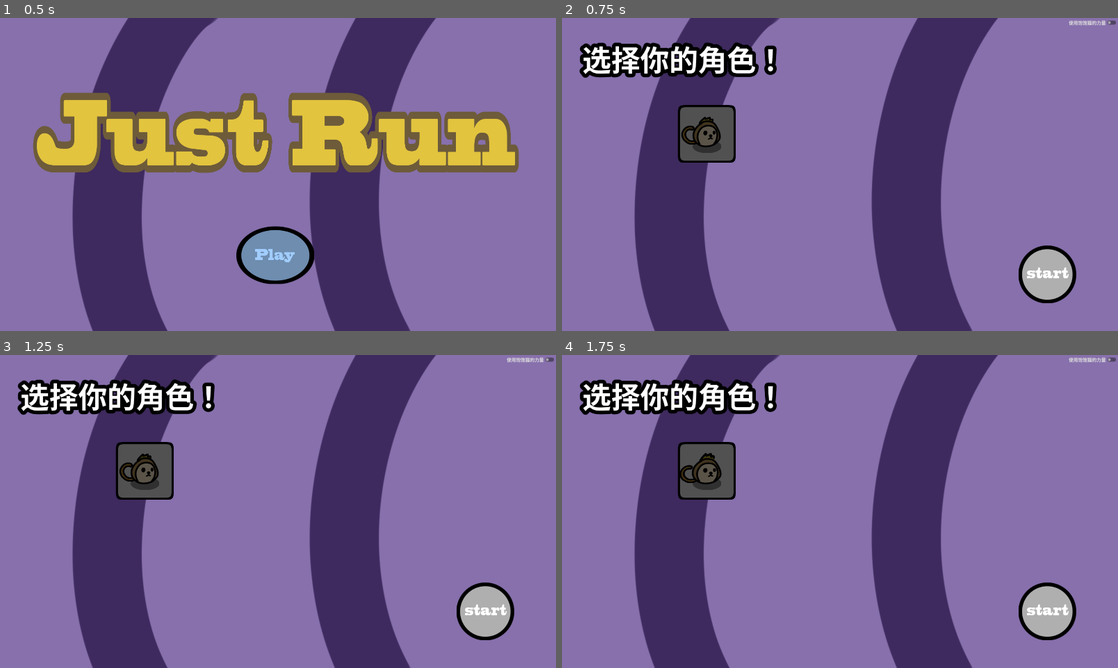
Above: before the commit, frames 1-4 (two rows, left to right).
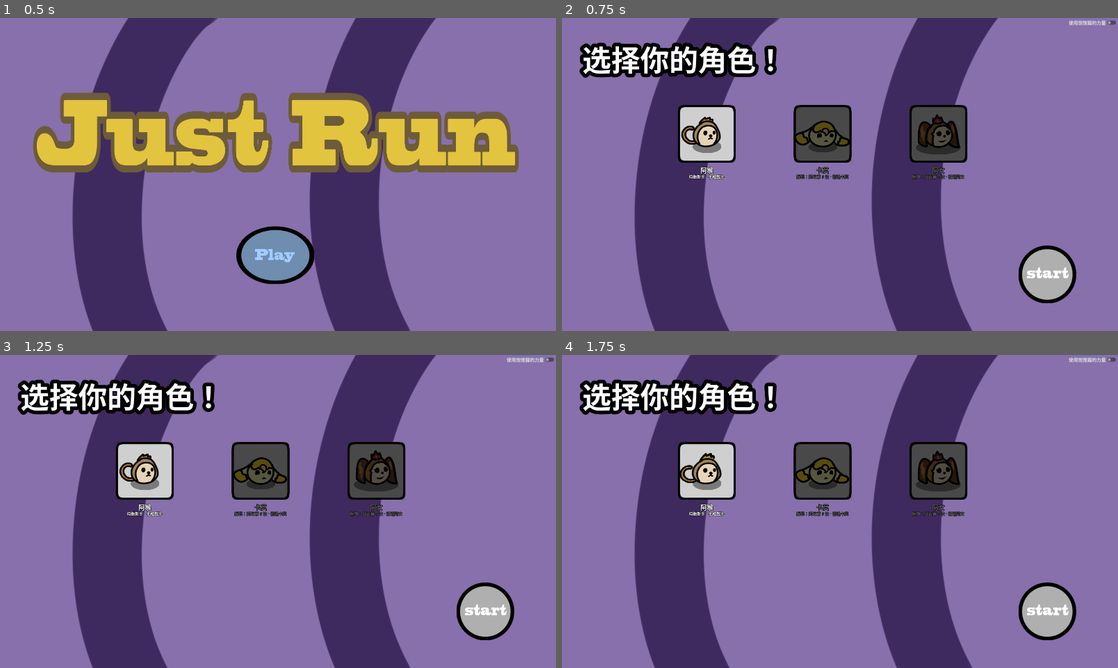
Above: after the commit, the same moments.

Repository: Dsixy/JustRun2
Game: Godot game, scene res://scene/UI/main_menu.tscn
Same seed, same stepped clock (60 frames per second), same inputs: the game is played once before the commit and once after it.
Inputs (mouse positions are in pixels of both pictures, inside the frame that each line leads up to):
- Up to frame 1 (0.5 s): no input
- Up to frame 2 (0.75 s): click "Play" at 0.5 s
- Up to frame 3 (1.25 s): no input
- Up to frame 4 (1.75 s): click (706, 470) at 1.25 s

Frame 1 is identical in both runs. In frame 2, 5.7% of the frame differs, in the area x 21-73%, y 27-52%; in frame 3, 5.7%; in frame 4, 5.7%.

Commit message:
fix doc, UI refine

Diff:
--- a/scene/UI/note_board.tscn
+++ b/scene/UI/note_board.tscn
@@ -49,7 +49,7 @@
 theme_override_colors/font_color = Color(1, 1, 1, 1)
 theme_override_fonts/font = ExtResource("2_cumwk")
 theme_override_font_sizes/font_size = 50
-text = "You Loss"
+text = "提示"
 horizontal_alignment = 1
 vertical_alignment = 1
 
@@ -77,6 +77,6 @@
 theme_override_colors/font_color = Color(0.366595, 0.366595, 0.366595, 1)
 theme_override_fonts/font = ExtResource("2_cumwk")
 theme_override_font_sizes/font_size = 30
-text = "Restart"
+text = "确定"
 
 [connection signal="pressed" from="Panel/MarginContainer/VBoxContainer/TextureButton" to="." method="_on_texture_button_pressed"]
--- a/scene/UI/player_display.tscn
+++ b/scene/UI/player_display.tscn
@@ -8,7 +8,7 @@
 layout_mode = 3
 anchors_preset = 0
 offset_right = 200.0
-offset_bottom = 200.0
+offset_bottom = 260.0
 script = ExtResource("1_gyo1e")
 
 [node name="Panel" type="PanelContainer" parent="."]
@@ -32,4 +32,27 @@
 mouse_default_cursor_shape = 2
 theme = ExtResource("3_f25ov")
 
+[node name="NameLabel" type="Label" parent="."]
+layout_mode = 0
+offset_top = 208.0
+offset_right = 200.0
+offset_bottom = 236.0
+theme_override_colors/font_outline_color = Color(0, 0, 0, 1)
+theme_override_constants/outline_size = 4
+theme_override_font_sizes/font_size = 22
+text = "阿猴"
+horizontal_alignment = 1
+
+[node name="TaglineLabel" type="Label" parent="."]
+layout_mode = 0
+offset_top = 236.0
+offset_right = 200.0
+offset_bottom = 260.0
+theme_override_colors/font_outline_color = Color(0, 0, 0, 1)
+theme_override_constants/outline_size = 3
+theme_override_font_sizes/font_size = 14
+text = "均衡新手"
+horizontal_alignment = 1
+autowrap_mode = 2
+
 [connection signal="pressed" from="Button" to="." method="_on_button_pressed"]
--- a/script/UI/book_slot.gd
+++ b/script/UI/book_slot.gd
@@ -1,4 +1,7 @@
 extends PanelContainer
+
+const HandbookText = preload("res://script/UI/handbook_text.gd")
+const WeaponHandbookCatalog = preload("res://script/UI/weapon_handbook_catalog.gd")
 
 @export var description: String
 @export var item_name: String
@@ -6,10 +9,57 @@
 
 @onready var texture = $MarginContainer/TextureRect
 
+var weapon_key: String = ""
+var level_descriptions: Array[String] = []
+var handbook_max_level: int = -1
+var catalog_unlocked: bool = true
+var is_weapon_entry: bool = false
+
 signal click(node: Control)
 
 func _ready():
-	texture.texture = itemTexture
+	if itemTexture:
+		texture.texture = itemTexture
+
+func configure(entry: Dictionary) -> void:
+	weapon_key = entry.get("weapon_key", "")
+	is_weapon_entry = entry.get("is_weapon", weapon_key != "")
+	item_name = entry.get("name", "")
+	description = entry.get("description", "")
+	level_descriptions = _resolve_level_descriptions(entry)
+	handbook_max_level = entry.get("max_level", -1)
+	catalog_unlocked = entry.get("unlocked", true)
+	var tex: Texture2D = entry.get("texture")
+	if tex:
+		texture.texture = tex
+	_apply_visual()
+
+func _resolve_level_descriptions(entry: Dictionary) -> Array[String]:
+	var weapon_key: String = entry.get("weapon_key", "")
+	if weapon_key != "":
+		var catalog_lines := WeaponHandbookCatalog.get_descriptions(weapon_key)
+		if not catalog_lines.is_empty():
+			return catalog_lines
+	var raw: Array = entry.get("descriptions", [])
+	return HandbookText.copy_string_array(raw)
+
+func _apply_visual() -> void:
+	modulate = Color8(255, 255, 255) if catalog_unlocked else Color8(100, 100, 100)
+
+func get_display_name() -> String:
+	if is_weapon_entry and not catalog_unlocked:
+		return "未解锁"
+	return item_name if item_name != "" else "？？？"
+
+func get_display_description() -> String:
+	if is_weapon_entry and not catalog_unlocked:
+		return "？？？"
+	if is_weapon_entry:
+		return HandbookText.format_weapon_levels(level_descriptions, handbook_max_level)
+	return description
+
+func get_icon() -> Texture2D:
+	return texture.texture
 
 func _on_button_pressed():
 	emit_signal("click", self)
--- a/script/UI/character_select_screen.gd
+++ b/script/UI/character_select_screen.gd
@@ -20,29 +20,31 @@
 		player_display.queue_free()
 	playerList.clear()
 
-	var available_player := GameInfo.get_selectable_character_scene_paths()
-	if available_player.is_empty():
-		available_player = [GameInfo.CHARACTER_SCENES["aho"]]
-	for player_path in available_player:
-		register_player(player_path)
+	for character_key in GameInfo.CHARACTER_ORDER:
+		var player_path: String = GameInfo.CHARACTER_SCENES[character_key]
+		var unlocked := GameInfo.cheat or GameInfo.is_character_unlocked(character_key)
+		register_player(player_path, unlocked)
 
-	if previous_path in available_player:
+	_ensure_valid_selection(previous_path)
+	_highlight_selected()
+
+func _ensure_valid_selection(previous_path: String) -> void:
+	var selectable := GameInfo.get_selectable_character_scene_paths()
+	if selectable.is_empty():
+		GameInfo.player = GameInfo.CHARACTER_SCENES["aho"]
+	elif previous_path in selectable:
 		GameInfo.player = previous_path
 	else:
-		GameInfo.player = available_player[0]
-	_highlight_selected()
+		GameInfo.player = selectable[0]
 
 func _highlight_selected() -> void:
 	for player_display in playerList:
-		if player_display.playerPath == GameInfo.player:
-			player_display.modulate = Color8(100, 100, 100)
-		else:
-			player_display.modulate = Color8(255, 255, 255)
+		player_display.set_highlight(player_display.playerPath == GameInfo.player)
 
-func register_player(p: String):
+func register_player(p: String, unlocked: bool) -> void:
 	var playerDisplay = playerDisplayScene.instantiate()
 	container.add_child(playerDisplay)
-	playerDisplay.init(p)
+	playerDisplay.init(p, not unlocked)
 	playerDisplay.connect("onclick", _on_player_clicked)
 	playerList.append(playerDisplay)
 
@@ -50,5 +52,8 @@
 	GameInfo.cheat = cheatButton.button_pressed
 	get_tree().change_scene_to_file("res://scene/scene.tscn")
 
-func _on_player_clicked(node: Control):
+func _on_player_clicked(node: Control) -> void:
+	if node.is_locked:
+		return
+	GameInfo.player = node.playerPath
 	_highlight_selected()
--- /dev/null
+++ b/script/UI/handbook_text.gd
@@ -0,0 +1,20 @@
+extends RefCounted
+class_name HandbookText
+
+## 图鉴等级描述：已合成到的等级才显示真实文案，其余为 ？？？
+static func copy_string_array(source: Array) -> Array[String]:
+	var result: Array[String] = []
+	for item in source:
+		result.append(String(item))
+	return result
+
+static func format_weapon_levels(descriptions: Array, max_level: int) -> String:
+	var lines: PackedStringArray = []
+	var level_labels := ["基础", "1级", "2级", "3级", "4级"]
+	for i in range(5):
+		var label: String = level_labels[i]
+		if max_level >= i and i < descriptions.size() and str(descriptions[i]) != "":
+			lines.append("%s：%s" % [label, descriptions[i]])
+		else:
+			lines.append("%s：？？？" % label)
+	return "\n".join(lines)
--- a/script/UI/illustrated_handbook.gd
+++ b/script/UI/illustrated_handbook.gd
@@ -1,27 +1,98 @@
 extends Control
+
+const BOOK_SLOT_SCENE := preload("res://scene/UI/book_slot.tscn")
+const WeaponHandbookCatalog = preload("res://script/UI/weapon_handbook_catalog.gd")
+const ASSET_ATLAS := preload("res://asset/image/asset.png")
+
+const CONSUMABLE_ENTRIES: Array[Dictionary] = [
+	{
+		"name": "升级套件",
+		"description": "非武器。拖拽该物品到其他武器上后可升级该武器。",
+		"atlas_region": Rect2(1000, 900, 100, 100),
+	},
+	{
+		"name": "镜子",
+		"description": "非武器。拖拽到武器上以复制该武器的一级版本。",
+		"atlas_region": Rect2(1100, 900, 100, 100),
+	},
+	{
+		"name": "彩虹糖",
+		"description": "非武器。获取后自动使用，使角色天赋点 +1。",
+		"atlas_region": Rect2(1200, 900, 100, 100),
+	},
+]
 
 @onready var itemListBoard = $PanelContainer/MarginContainer/VBoxContainer/HBoxContainer/ScrollContainer/GridContainer
 @onready var showBoardTexture = $PanelContainer/MarginContainer/VBoxContainer/HBoxContainer/PanelContainer/MarginContainer/PanelContainer/TextureRect
 @onready var showBoardNameLabel = $PanelContainer/MarginContainer/VBoxContainer/HBoxContainer/PanelContainer/PanelContainer2/VBoxContainer/Name
 @onready var showBoardDespLabel = $PanelContainer/MarginContainer/VBoxContainer/HBoxContainer/PanelContainer/PanelContainer2/VBoxContainer/Description
-var timer: float = 0.0
 
-func _ready():
-	for itemSlot in itemListBoard.get_children():
-		itemSlot.connect("click", _on_sub_slot_clicked)
+var _slots: Array[Control] = []
 
-func init(player: BasePlayer, cfg_dict: Dictionary = {}):
-	pass
+func init(_player: BasePlayer, _cfg_dict: Dictionary = {}) -> void:
+	_populate_catalog()
+	if not _slots.is_empty():
+		_show_slot(_slots[0])
 
-func _process(delta):
-	timer += delta
-	if timer >= 1.0:
-		timer -= 1.0
+func _populate_catalog() -> void:
+	for child in itemListBoard.get_children():
+		child.queue_free()
+	_slots.clear()
 
-func _on_sub_slot_clicked(node: Control):
-	showBoardTexture.texture = node.itemTexture
-	showBoardNameLabel.text = str(node.item_name)
-	showBoardDespLabel.text = str(node.description)
+	GameInfo.sync_weapon_handbook_defaults()
+
+	for entry in CONSUMABLE_ENTRIES:
+		_add_slot({
+			"name": entry["name"],
+			"description": entry["description"],
+			"texture": _atlas_texture(entry["atlas_region"]),
+			"unlocked": true,
+			"is_weapon": false,
+		})
+
+	var weapon_entries: Array[Dictionary] = []
+	for weapon_path in GameInfo.get_all_weapon_scene_paths():
+		var weapon: BaseWeapon = load(weapon_path).instantiate()
+		var weapon_key := weapon_path.get_file().get_basename()
+		var display_name := weapon.na if weapon.na != "" else WeaponHandbookCatalog.get_weapon_name(weapon_key, weapon_key)
+		weapon_entries.append({
+			"weapon_key": weapon_key,
+			"name": display_name,
+			"descriptions": WeaponHandbookCatalog.get_descriptions(weapon_key),
+			"texture": weapon.texture,
+			"unlocked": GameInfo.is_weapon_unlocked(weapon_key),
+			"max_level": GameInfo.get_weapon_handbook_max_level(weapon_key),
+			"is_weapon": true,
+			"id": weapon.id,
+		})
+		weapon.free()
+
+	weapon_entries.sort_custom(func(a, b): return a["id"] < b["id"])
+	for entry in weapon_entries:
+		_add_slot(entry)
+
+	for slot in _slots:
+		slot.connect("click", _on_sub_slot_clicked)
+
+func _add_slot(entry: Dictionary) -> void:
+	var slot: Control = BOOK_SLOT_SCENE.instantiate()
+	itemListBoard.add_child(slot)
+	slot.configure(entry)
+	_slots.append(slot)
+
+func _atlas_texture(region: Rect2) -> AtlasTexture:
+	var atlas := AtlasTexture.new()
+	atlas.atlas = ASSET_ATLAS
+	atlas.region = region
+	return atlas
+
+func _on_sub_slot_clicked(node: Control) -> void:
+	_show_slot(node)
+
+func _show_slot(node: Control) -> void:
+	showBoardTexture.texture = node.get_icon()
+	showBoardNameLabel.text = node.get_display_name()
+	showBoardDespLabel.text = node.get_display_description()
 
 func close_board():
 	queue_free()
--- a/script/UI/player_display.gd
+++ b/script/UI/player_display.gd
@@ -1,23 +1,69 @@
 extends Control
 
+const CHARACTER_INFO := {
+	"aho": {
+		"name": "阿猴",
+		"tagline": "均衡新手 · 手枪起手",
+		"unlock_hint": "",
+	},
+	"carmor": {
+		"name": "卡莫",
+		"tagline": "低血高机动 · 激光枪",
+		"unlock_hint": "解锁：抵达第 3 波 · 初遇卡莫",
+	},
+	"alew": {
+		"name": "阿女",
+		"tagline": "拾取发育 · 花刀玉手",
+		"unlock_hint": "解锁：抵达第 6 波 · 初遇阿女",
+	},
+}
+
 @onready var content = $Panel/Control
+@onready var name_label: Label = $NameLabel
+@onready var tagline_label: Label = $TaglineLabel
+
 var player: BasePlayer
 var playerPath: String
+var character_key: String = ""
+var is_locked: bool = false
 signal onclick(node: Control)
 
-func init(p: String):
-	self.player = load(p).instantiate()
-	self.playerPath = p
+func init(p: String, locked: bool = false) -> void:
+	playerPath = p
+	is_locked = locked
+	character_key = GameInfo.get_character_key_from_path(p)
+	player = load(p).instantiate()
 	content.add_child(player)
 	process_player()
+	_apply_character_info()
+	set_highlight(false)
 
-func process_player():
+func process_player() -> void:
 	if player:
 		player.set_physics_process(false)
 		player.set_process(false)
 		player.set_process_unhandled_input(false)
 		player.camera.enabled = false
 
-func _on_button_pressed():
+func _apply_character_info() -> void:
+	var info: Dictionary = CHARACTER_INFO.get(character_key, {})
+	name_label.text = info.get("name", character_key)
+	if is_locked:
+		tagline_label.text = info.get("unlock_hint", "未解锁")
+	else:
+		tagline_label.text = info.get("tagline", "")
+	$Button.disabled = is_locked
+
+func set_highlight(selected: bool) -> void:
+	if is_locked:
+		modulate = Color8(90, 90, 90)
+	elif selected:
+		modulate = Color8(255, 255, 255)
+	else:
+		modulate = Color8(130, 130, 130)
+
+func _on_button_pressed() -> void:
+	if is_locked:
+		return
 	onclick.emit(self)
 	GameInfo.player = playerPath
--- /dev/null
+++ b/script/UI/weapon_handbook_catalog.gd
@@ -0,0 +1,231 @@
+extends RefCounted
+class_name WeaponHandbookCatalog
+
+## 图鉴武器文案（与 scene/weapon/*.tscn descriptions 及 docs/wiki 对齐）
+
+const NAMES: Dictionary = {
+	"pistol": "手枪",
+	"sniping_riffe": "狙击枪",
+	"shotgun": "霰弹枪",
+	"laser_sword": "激光剑",
+	"falling_blossom": "花刀玉手",
+	"thought_bubble": "思维泡泡",
+	"hail_brace": "冰霜手镯",
+	"stellar_wrath": "群星之怒",
+	"poker": "扑克牌",
+	"song_of_soul": "心之歌",
+	"poison_vial": "毒药瓶",
+	"laser_gun": "激光枪",
+	"mest": "肉蛋葱鸡",
+	"delivery_guy": "外卖员",
+	"spider_silk": "蛛网",
+	"comic_book": "漫画书",
+	"perfume_bottle": "香水瓶",
+	"coin_gun": "金币枪",
+	"rocket_launcher": "火箭炮",
+	"wrench": "扳手",
+	"spirit_conch": "唤灵海螺",
+	"cat_trick": "猫之计谋",
+	"lightwheel": "极速光轮",
+	"replicator": "复制器",
+	"leaf": "叶子",
+	"tear": "泪水",
+}
+
+const DESCRIPTIONS: Dictionary = {
+	"pistol": [
+		"均衡远程武器，发射贯穿子弹。",
+		"暴击伤害增加 50%",
+		"攻击 15% 概率发射 4 枚连锁弹",
+		"暴击率增加 30%",
+		"连锁弹概率提升至 40%，连锁弹数量 +2",
+	],
+	"sniping_riffe": [
+		"低攻速但高伤害。",
+		"暴击后贯穿 1 次",
+		"基础伤害 +10",
+		"暴击后贯穿 7 次",
+		"基础伤害额外 +15，暴击伤害 +50%",
+	],
+	"shotgun": [
+		"以扇面发射 5 颗子弹",
+		"额外发射 1 颗子弹",
+		"子弹暴击伤害增加 50%",
+		"额外发射 3 颗子弹",
+		"子弹基础伤害 +2，攻击间隔降至 0.6s",
+	],
+	"laser_sword": [
+		"发动左劈、右劈攻击",
+		"攻击范围增加 20%",
+		"攻击额外发动一次刺击",
+		"攻击范围额外增加 40%",
+		"穿刺必定暴击，暴击伤害 +200%",
+	],
+	"falling_blossom": [
+		"刺出 3 道令人眼花缭乱的剑势，如落英缤纷",
+		"花刀范围增加 40%",
+		"花刀追加一刀剑势",
+		"花刀范围额外增加 60%",
+		"花刀追加两刀，命中敌人回复 1 点生命值",
+	],
+	"thought_bubble": [
+		"召唤思维泡泡环绕玩家旋转并碰撞敌人",
+		"泡泡数量 +1",
+		"泡泡数量 +2",
+		"泡泡永久存在",
+		"泡泡内外径周期性变化，数量 +2",
+	],
+	"hail_brace": [
+		"吹出锥形冷风，对命中敌人施加冻伤 Buff",
+		"寒风范围增加 40%",
+		"寒风范围额外增加 60%",
+		"寒风范围额外增加 100%",
+		"额外释放冰龙卷向前推进，造成伤害并施加冻伤",
+	],
+	"stellar_wrath": [
+		"在随机子弹位置释放流星，1s 后降落",
+		"最大流星数量 +2",
+		"流星范围增加 40%",
+		"最大流星数量额外 +3",
+		"流星范围额外 +60%；子弹不足时随机降落补足",
+	],
+	"poker": [
+		"甩出 3 张扑克，小概率甩出 ACE 牌造成爆炸伤害",
+		"额外甩出 2 张扑克",
+		"扑克可穿透 3 个目标",
+		"额外甩出 3 张扑克",
+		"每 30 张必出 ACE，ACE 爆炸范围 +50%",
+	],
+	"song_of_soul": [
+		"奏响心灵旋律，对周围敌人造成范围伤害",
+		"范围增加 20%",
+		"歌声会击退周围目标",
+		"范围额外增加 60%",
+		"范围 +40%，歌声可吸取范围内水晶并提升经验获取",
+	],
+	"poison_vial": [
+		"随机甩出 3 瓶毒药，生成毒圈并施加中毒 Buff",
+		"额外掷出 1 瓶毒药",
+		"毒圈范围 +40%，基础伤害 +5",
+		"额外掷出 3 瓶毒药",
+		"毒圈范围 +100%，基础伤害 +15",
+	],
+	"laser_gun": [
+		"发射激光贯穿敌人",
+		"激光宽度增加 60%",
+		"攻击间隔缩短 0.4s，基础伤害 +10",
+		"激光宽度额外增加 100%",
+		"同时发射 3 道激光",
+	],
+	"mest": [
+		"攻击时无敌突进，弹开路径上敌人并造成伤害",
+		"基础伤害 +10",
+		"玩家体型增加（体力 × 10%）",
+		"基础伤害 +30",
+		"连续进行两次冲击",
+	],
+	"delivery_guy": [
+		"释放 2 个外卖员向随机敌人冲刺，到达后返回",
+		"外卖员数量 +1",
+		"返回时带回额外金币",
+		"外卖员数量额外 +2",
+		"返回时拾取路上金币，拾取越多伤害越高",
+	],
+	"spider_silk": [
+		"发射蛛丝展开蛛网，立刻结算敌人身上持续伤害的 35%",
+		"蛛丝范围 +20%",
+		"结算伤害提升至 55%",
+		"蛛丝范围额外 +40%",
+		"结算伤害 100%，且不清除原有 Buff",
+	],
+	"comic_book": [
+		"阅读后召唤猴超人从左向右飞行",
+		"猴超人数量 +2",
+		"猴超人基础伤害 +10",
+		"猴超人数量额外 +2",
+		"累计攻击 7 次触发，额外召唤 45 个猴超人且伤害 +20",
+	],
+	"perfume_bottle": [
+		"喷射香氛，根据本局收集的植物叠加香氛值并强化攻击",
+		"喷雾范围增加 40%",
+		"每拾取一朵植物额外 +2 香氛值",
+		"范围增加 100%",
+		"香氛值上限 +30，每种植物加成提升",
+	],
+	"coin_gun": [
+		"发射金币子弹，持有金币越多额外子弹越多（并消耗金币）",
+		"基础金币子弹数 +2",
+		"金币子弹基础伤害 +4",
+		"伤害增加值为现有金币的 0.2%",
+		"金币 >2000 时爆发金币雨（消耗 100 金币发射 100 弹）",
+	],
+	"rocket_launcher": [
+		"在鼠标位置部署准星，从周围发射制导火箭并范围爆炸",
+		"火箭数量 +2",
+		"额外 2 个随机准星，各发射 2 枚火箭",
+		"主准星火箭 +2；额外准星火箭 +2",
+		"主准星额外 1 枚巨型火箭（300 伤）；火箭附带灼烧",
+	],
+	"wrench": [
+		"在屏幕内随机位置部署炮台，周期性攻击范围内敌人",
+		"场上炮台上限 +1",
+		"炮台攻击间隔 −0.2s，射程 +20%",
+		"炮台上限 +2",
+		"攻击间隔再 −0.3s，射程 +100%，暴击弹可穿透",
+	],
+	"spirit_conch": [
+		"召唤小死灵环绕玩家，受伤时对周围造成心灵反伤",
+		"死灵数量上限 +1",
+		"死灵生命 +50",
+		"死灵数量上限 +1，反伤范围 +40%",
+		"开启魂魄收集与注入",
+	],
+	"cat_trick": [
+		"每 10 次攻击获得猫咪护盾，可抵挡一次伤害",
+		"护盾触发间隔变为 8 次",
+		"猫咪护盾可叠加 2 层",
+		"护盾触发间隔变为 5 次",
+		"攻击后护盾提供 2s 庇护，单次受伤不超过最大生命 10%",
+	],
+	"lightwheel": [
+		"发射飞轮切割敌人；可唤起场上其他飞轮向光标飞行",
+		"场上飞轮数量上限 +1",
+		"飞轮切割范围 +60%",
+		"场上飞轮数量上限额外 +2",
+		"飞轮数量再 +1，飞行距离 +300，初始电量 +2，切割附带雷电伤害",
+	],
+	"replicator": [
+		"轮到攻击时，令装甲臂中下一格武器额外攻击一次",
+		"攻击间隔 −0.4s",
+		"复制攻击暴伤 +150%",
+		"复制攻击暴率 +100%，攻击间隔 −0.6s",
+		"复制 2 次，攻击间隔 −0.4s",
+	],
+	"leaf": [
+		"其他武器攻击时 50% 追加一片叶子；攻击时收回场上叶子造成伤害",
+		"追加概率提升至 100%",
+		"收回伤害 +40%",
+		"叶子飞行距离 +400",
+		"追击攻击 60% 概率额外再发动一次（可叠加）",
+	],
+	"tear": [
+		"向四周发射泪弹，未命中留下水珠；吸收满 stack 后爆炸并散射",
+		"基础伤害跳档提升",
+		"泪弹数量 +4",
+		"命中敌人也留水珠，爆炸散射数 +1",
+		"爆炸散射数 +2，水珠引爆阈值 −1",
+	],
+}
+
+static func get_weapon_name(weapon_key: String, fallback: String = "") -> String:
+	if NAMES.has(weapon_key):
+		return String(NAMES[weapon_key])
+	return fallback
+
+static func get_descriptions(weapon_key: String) -> Array[String]:
+	var result: Array[String] = []
+	if not DESCRIPTIONS.has(weapon_key):
+		return result
+	for line in DESCRIPTIONS[weapon_key]:
+		result.append(String(line))
+	return result
--- a/script/enemy/mr_scythe.gd
+++ b/script/enemy/mr_scythe.gd
@@ -27,7 +27,7 @@
 	reset_properties(wave)
 
 func reset_properties(wave: int = 0):
-	self.HP = 100000
+	self.HP = 30000
 	self.damage.baseAmount = 20 * self.level + 5
 	self.bulletDamage = DamageInfo.new()
 	self.bulletDamage.baseAmount = 20 * self.level + 5
--- a/script/game_info.gd
+++ b/script/game_info.gd
@@ -22,7 +22,7 @@
 const DEFAULT_CHARACTER_UNLOCKS = ["aho"]
 
 # 未设计完成，暂不出现在商店 / 作弊武器栏
-const DISABLED_WEAPONS = ["maiden_touch", "moon_phase_dial"]
+const DISABLED_WEAPONS = ["maiden_touch", "moon_phase_dial", "option"]
 
 const DEFAULT_EVENTS = [
 	"first_to_wave_3",
@@ -40,6 +40,9 @@
 	for weapon in DEFAULT_WEAPON_UNLOCKS:
 		if not config.has_section_key("WeaponUnlock", weapon):
 			config.set_value("WeaponUnlock", weapon, true)
+			dirty = true
+		if not config.has_section_key("WeaponHandbook", weapon):
+			config.set_value("WeaponHandbook", weapon, 0)
 			dirty = true
 	for event in DEFAULT_EVENTS:
 		if not config.has_section_key("Event", event):
@@ -111,6 +114,8 @@
 	if config.get_value("WeaponUnlock", weapon_key, false):
 		return false
 	config.set_value("WeaponUnlock", weapon_key, true)
+	if get_weapon_handbook_max_level(weapon_key) < 0:
+		config.set_value("WeaponHandbook", weapon_key, 0)
 	save()
 	if not silent:
 		UnlockToast.enqueue_weapon(weapon_key)
@@ -178,6 +183,37 @@
 			UnlockToast.enqueue_achievement("剧情成就", "抵达第 3 波 · 初遇卡莫")
 		"first_to_wave_6":
 			UnlockToast.enqueue_achievement("剧情成就", "抵达第 6 波 · 初遇阿女")
+
+func is_weapon_unlocked(weapon_key: String) -> bool:
+	return is_weapon_enabled(weapon_key) and config.get_value("WeaponUnlock", weapon_key, false)
+
+func get_weapon_handbook_max_level(weapon_key: String) -> int:
+	return int(config.get_value("WeaponHandbook", weapon_key, -1))
+
+func record_weapon_handbook_level(weapon_key: String, level: int) -> void:
+	if not is_weapon_unlocked(weapon_key):
+		return
+	var current := get_weapon_handbook_max_level(weapon_key)
+	if current < 0:
+		current = 0
+	if level > current:
+		config.set_value("WeaponHandbook", weapon_key, level)
+		save()
+
+func sync_weapon_handbook_defaults() -> void:
+	var dirty := false
+	if not config.has_section("WeaponUnlock"):
+		return
+	for weapon_key in config.get_section_keys("WeaponUnlock"):
+		if not config.get_value("WeaponUnlock", weapon_key, false):
+			continue
+		if not is_weapon_enabled(weapon_key):
+			continue
+		if get_weapon_handbook_max_level(weapon_key) < 0:
+			config.set_value("WeaponHandbook", weapon_key, 0)
+			dirty = true
+	if dirty:
+		save()
 
 func get_event(event_key: String) -> bool:
 	return config.get_value("Event", event_key, false)
--- a/script/weapon/base_weapon.gd
+++ b/script/weapon/base_weapon.gd
@@ -24,6 +24,7 @@
 	elif is_instance_of(cur, BaseWeapon):
 		if drag.id == cur.id and drag.level == cur.level and drag.level < 4:
 			cur.upgrade()
+			GameInfo.record_weapon_handbook_level(_weapon_key_from(cur), cur.level)
 			return [cur, null]
 
 	return [drag, cur]
@@ -39,3 +40,8 @@
 
 func follow_up_attack():
 	pass
+
+static func _weapon_key_from(weapon: BaseWeapon) -> String:
+	if weapon == null or weapon.get_script() == null:
+		return ""
+	return String(weapon.get_script().resource_path.get_file().get_basename())
Not shown, added: script/UI/handbook_text.gd.uid
Not shown, added: script/UI/weapon_handbook_catalog.gd.uid
Not shown, changed: docs/wiki/weapons/cat_trick.md
Not shown, changed: docs/wiki/weapons/coin_gun.md
Not shown, changed: docs/wiki/weapons/comic_book.md
Not shown, changed: docs/wiki/weapons/delivery_guy.md
Not shown, changed: docs/wiki/weapons/falling_blossom.md
Not shown, changed: docs/wiki/weapons/hail_brace.md
Not shown, changed: docs/wiki/weapons/implemented.md
Not shown, changed: docs/wiki/weapons/laser_gun.md
Not shown, changed: docs/wiki/weapons/laser_sword.md
Not shown, changed: docs/wiki/weapons/leaf.md
(and 20 more such lines)
